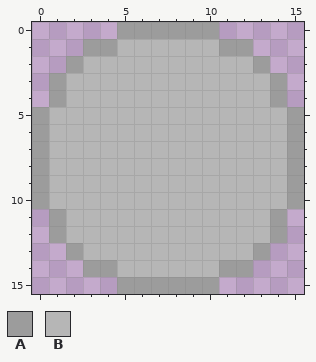
Pixel-art file: Assets/Art/Textures/Ball.aseprite. That is the earlier state.
16x16 pixels, 1 frame.
Palette (. is transparent): A #9c9c9c  B #b6b6b6
Pixels before, first column x 0:
 0 .....AAAAAA.....
 1 ...AABBBBBBAA...
 2 ..ABBBBBBBBBBA..
 3 .ABBBBBBBBBBBBA.
 4 .ABBBBBBBBBBBBA.
 5 ABBBBBBBBBBBBBBA
 6 ABBBBBBBBBBBBBBA
 7 ABBBBBBBBBBBBBBA
 8 ABBBBBBBBBBBBBBA
 9 ABBBBBBBBBBBBBBA
10 ABBBBBBBBBBBBBBA
11 .ABBBBBBBBBBBBA.
12 .ABBBBBBBBBBBBA.
13 ..ABBBBBBBBBBA..
14 ...AABBBBBBAA...
15 .....AAAAAA.....
And afterwards:
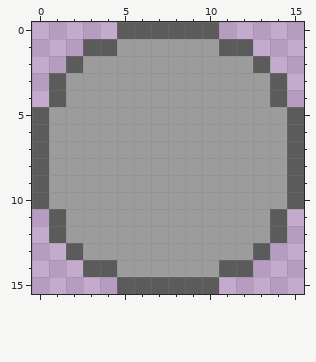
What changed:
colour A: #9c9c9c -> #5b5b5b
colour B: #b6b6b6 -> #9c9c9c
Boxes around the changes in both pictures, in picture pixels (x1, y1, x2, y2):
changed: (32, 22, 304, 294)
